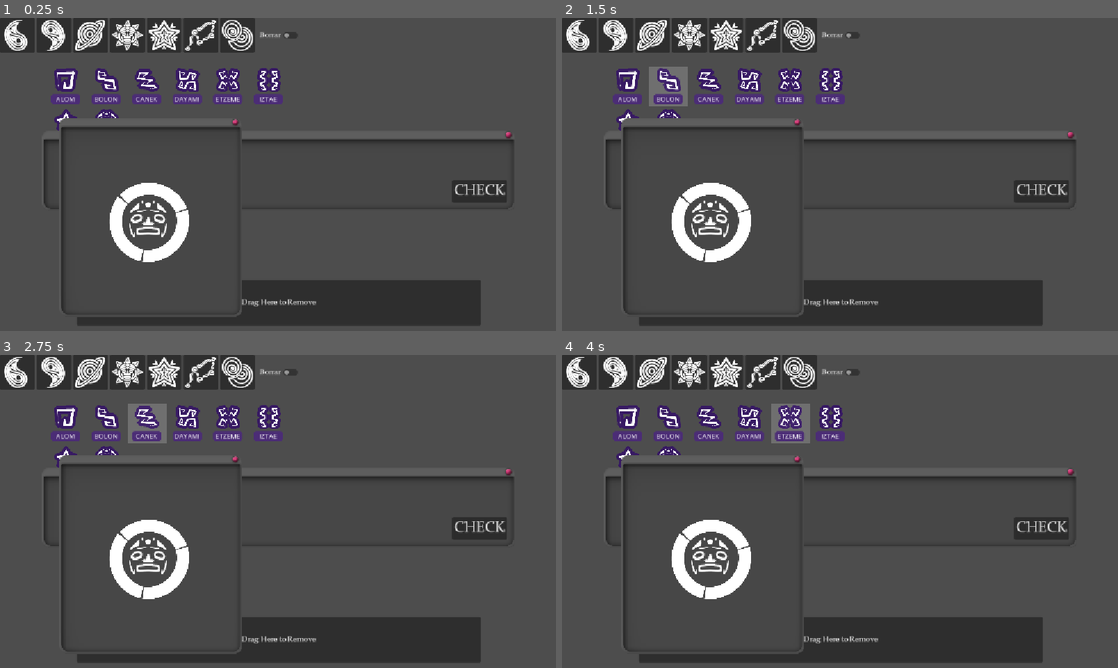
Above: before the commit, frames 1-4 (two rows, left to right).
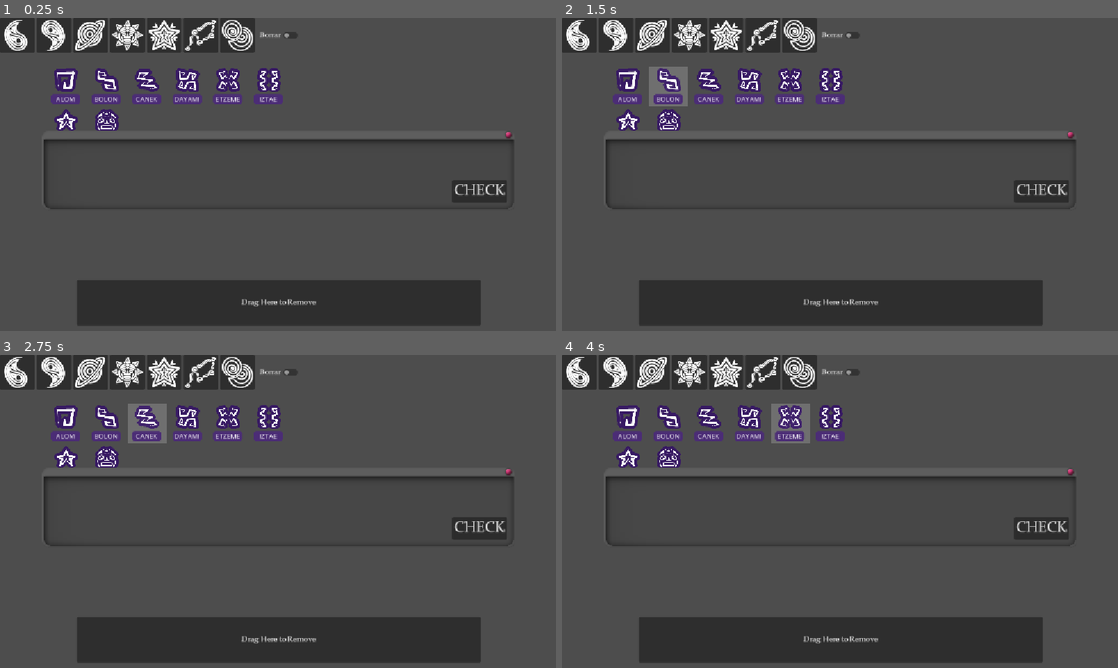
Above: after the commit, the same moments.

Repository: Wendfrey/minijam_210_astral
Game: Godot game, scene res://demo_world.tscn
Two runs of this game, one before a commit and one after it. Both use one fixed random seed, a clock stepped at 60 frames per second and the inputs below. This scene is started directly instead of the project's main scene.
Inputs:
- Up to frame 1 (0.25 s): no input
- Up to frame 2 (1.5 s): click "ALOM" at 0.5 s; click "BOLON" at 1.25 s
- Up to frame 3 (2.75 s): click "CANEK" at 2 s
- Up to frame 4 (4 s): click "DAYAMI" at 2.75 s; click "ETZEME" at 3.5 s

The runs differ from the first frame. In frame 1, 6.2% of the frame differs, in the area x 10-44%, y 32-96%; in frame 2, 6.2%; in frame 3, 6.2%; in frame 4, 6.2%.
Error before the commit: Cannot call method 'get_child' on a null value. (res://scripts/ventanaLogros.gd:21)

Commit message:
integrated levels, now status opens on level complete

Diff:
--- a/minijam-210-astral/level_manager.gd
+++ b/minijam-210-astral/level_manager.gd
@@ -11,19 +11,20 @@
 
 const Level1 = preload("uid://cowrxku5le6ed")
 const Level2 = preload("uid://cliskxier8edx")
-
-enum Level {
-	LVL1, LVL2, LVL3
-}
+const Level3 = preload("uid://binbx6vgi8hn3")
+const Level4 = preload("uid://doguigma4krv0")
+const Level5 = preload("uid://du5ubj4deinig")
 
 @onready var levels_array:Array[BaseLevel] = [
 	Level1.new(),
-	Level2.new()
+	Level2.new(),
+	Level3.new(),
+	Level4.new(),
+	Level5.new()
 ]
 
-@export var currentLevel:Level = Level.LVL1
+var currentLevel:int = 0
 
-var currentLevelScript:int = 0
 
 func _ready() -> void:
 	for lvl in levels_array:
@@ -59,6 +60,7 @@
 	if index < levels_array.size():
 		if levels_array[index].is_complete():
 			return
+		currentLevel = index
 		juego_ventana.show()
 		for c in spacer_container.get_children():
 			c.hide()
--- a/minijam-210-astral/levels/level_3.gd
+++ b/minijam-210-astral/levels/level_3.gd
@@ -23,3 +23,6 @@
 		5:
 			return arrayFichaTipo([Ficha.Tipo.F, Ficha.Tipo.F, Ficha.Tipo.F, Ficha.Tipo.F])
 	return []
+
+func max_level():
+	return 5
--- a/minijam-210-astral/levels/level_4.gd
+++ b/minijam-210-astral/levels/level_4.gd
@@ -12,3 +12,6 @@
 			return arrayFichaTipo([Ficha.Tipo.B, Ficha.Tipo.G, Ficha.Tipo.D, Ficha.Tipo.B])
 		_:
 			return []
+
+func max_level():
+	return 3
--- a/minijam-210-astral/levels/level_5.gd
+++ b/minijam-210-astral/levels/level_5.gd
@@ -17,3 +17,6 @@
 			return arrayFichaTipo([Ficha.Tipo.E])
 		_:
 			return []
+
+func max_level():
+	return 5
--- a/minijam-210-astral/scripts/ventanaLogros.gd
+++ b/minijam-210-astral/scripts/ventanaLogros.gd
@@ -1,8 +1,8 @@
 extends Panel
 
-@export var listado: VBoxContainer
 @export var logros: Array[String]
 @export var pistas: Array[String]
+@onready var listado: VBoxContainer = $"../LogrosVentana/ScrollContainer/VBoxContainer"
 
 func _ready():
 	var template= getLogroPanel(0);
--- a/minijam-210-astral/test_world.tscn
+++ b/minijam-210-astral/test_world.tscn
@@ -42,12 +42,13 @@
 font = ExtResource("11_5457m")
 font_size = 14
 
-[node name="TestWorld" type="Control" unique_id=1608082381 node_paths=PackedStringArray("ventanaJuego", "ventanaLogros")]
+[node name="TestWorld" type="Control" unique_id=1608082381 node_paths=PackedStringArray("ventanaJuego", "ventanaLogros", "ventanaStatus")]
 layout_mode = 3
 anchors_preset = 0
 script = ExtResource("1_cnaw2")
 ventanaJuego = NodePath("JuegoVentana")
 ventanaLogros = NodePath("LogrosVentana")
+ventanaStatus = NodePath("StatusVentana")
 
 [node name="GridContainer" type="GridContainer" parent="." unique_id=1397467646]
 z_index = -2
@@ -316,7 +317,8 @@
 theme_override_styles/normal = SubResource("StyleBoxEmpty_cnaw2")
 theme_override_styles/hover = SubResource("StyleBoxEmpty_kt6p6")
 
-[node name="StatusVentana" type="Panel" parent="." unique_id=1383264431 node_paths=PackedStringArray("listado")]
+[node name="StatusVentana" type="Panel" parent="." unique_id=1383264431]
+visible = false
 z_index = 1
 layout_mode = 0
 offset_left = -447.0
@@ -326,7 +328,6 @@
 mouse_filter = 2
 theme_override_styles/panel = ExtResource("5_lf0gk")
 script = ExtResource("4_uu1iw")
-listado = NodePath("")
 logros = Array[String](["Look at the stars", "Check the status window", "Open a level", "Play the game", "Complete a le …(185 unchanged characters)…
 
 [node name="close" type="Button" parent="StatusVentana" unique_id=1889893680]
@@ -364,7 +365,7 @@
 rotation = -2.094395
 texture = ExtResource("15_07e4k")
 
-[node name="LogrosVentana" type="Panel" parent="." unique_id=1040422617 node_paths=PackedStringArray("listado")]
+[node name="LogrosVentana" type="Panel" parent="." unique_id=1040422617]
 visible = false
 z_index = 1
 layout_mode = 0
@@ -375,7 +376,6 @@
 mouse_filter = 2
 theme_override_styles/panel = ExtResource("5_lf0gk")
 script = ExtResource("4_uu1iw")
-listado = NodePath("ScrollContainer/VBoxContainer")
 logros = Array[String](["Look at the stars", "Check the status window", "Open a level", "Play the game", "Complete a le …(185 unchanged characters)…
 
 [node name="close" type="Button" parent="LogrosVentana" unique_id=1183670540]
